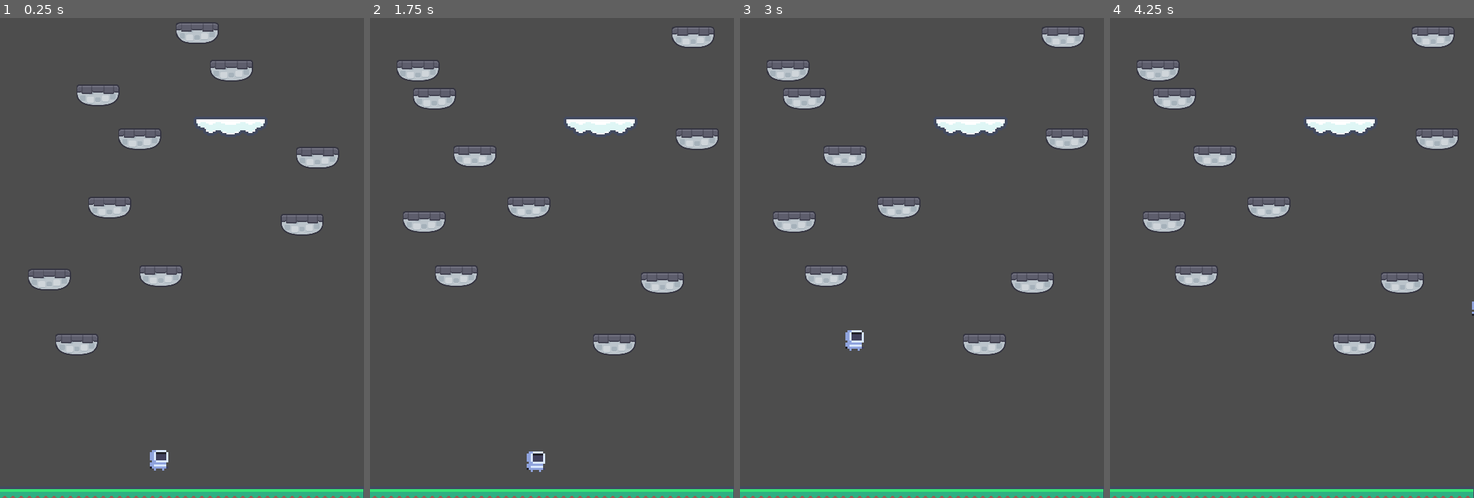
Above: before the commit, frames 1-4 (left to right).
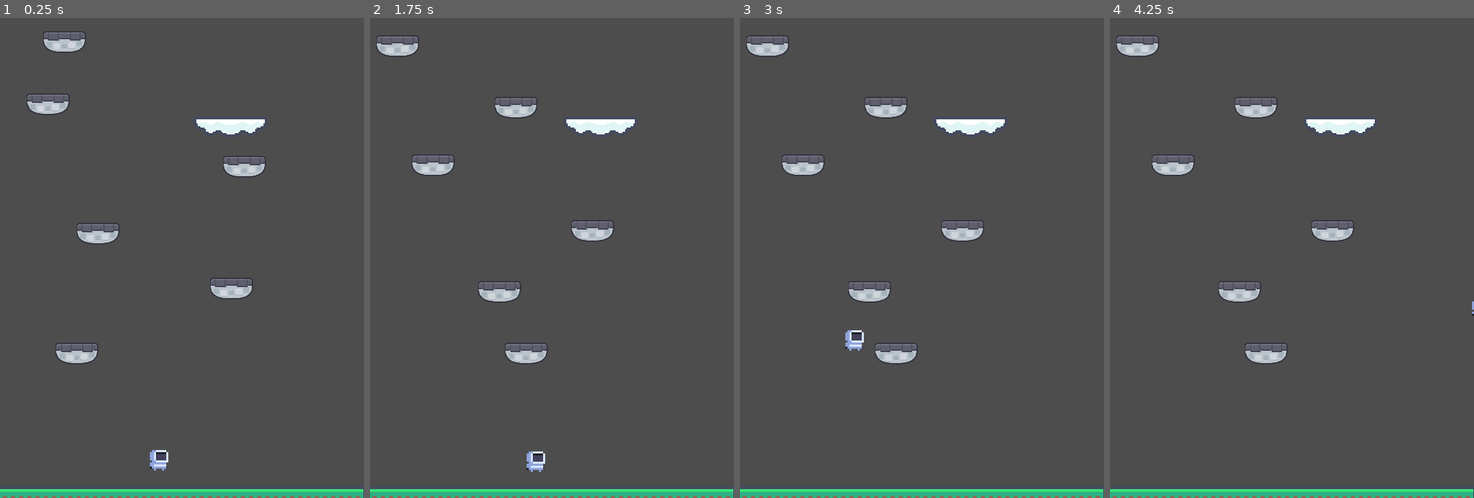
Above: after the commit, the same moments.

Repository: Slime-x/doodle-jump
Game: Godot game, scene res://scenes/game.tscn
The game is run twice, just before and just after one commit, with the same random seed, the same clock (stepped at 60 frames per second) and the same inputs.
Inputs (mouse positions are in pixels of both pictures, inside the frame that each line leads up to):
- Up to frame 1 (0.25 s): no input
- Up to frame 2 (1.75 s): tap Enter at 0.5 s; move the mouse to (632, 234) at 0.52 s; hold D (right) from 0.53 s (still down); tap Alt at 0.6 s; click (632, 234) at 0.67 s; tap Up at 0.77, 1.52 s; move the mouse to (479, 282) at 1.27 s; tap Shift at 1.35 s
- Up to frame 3 (3 s): move the mouse to (958, 152) at 2.02 s; release D (right) at 2.03 s; hold A (left) 2.03-2.78 s; tap Alt at 2.1 s; move the mouse to (903, 354) at 2.77 s; hold D (right) from 2.78 s (still down); tap Shift at 2.85 s; click (903, 354) at 2.92 s
- Up to frame 4 (4.25 s): keep holding D (right); tap Up at 3.02, 3.77 s; move the mouse to (1401, 330) at 3.52 s; tap Alt at 3.6 s

The runs differ from the first frame. In frame 1, 5.5% of the frame differs, in the area x 7-93%, y 1-72%; in frame 2, 5.7%, in the area x 1-96%, y 1-72%; in frame 3, 5.7%; in frame 4, 5.7%.

Commit message:
Enemy and trampoline

Diff:
--- /dev/null
+++ b/scenes/enemy.tscn
@@ -0,0 +1,62 @@
+[gd_scene format=3 uid="uid://dip0hhe75vf5m"]
+
+[ext_resource type="Texture2D" uid="uid://cnfvbguer5qpw" path="res://assets/slime_green.png" id="1_7p1mj"]
+[ext_resource type="Script" uid="uid://ek85i4bih4xq" path="res://scripts/enemy.gd" id="1_md0e3"]
+
+[sub_resource type="AtlasTexture" id="AtlasTexture_md0e3"]
+atlas = ExtResource("1_7p1mj")
+region = Rect2(0, 24, 24, 24)
+
+[sub_resource type="AtlasTexture" id="AtlasTexture_4ra3w"]
+atlas = ExtResource("1_7p1mj")
+region = Rect2(24, 24, 24, 24)
+
+[sub_resource type="AtlasTexture" id="AtlasTexture_5uy6h"]
+atlas = ExtResource("1_7p1mj")
+region = Rect2(48, 24, 24, 24)
+
+[sub_resource type="AtlasTexture" id="AtlasTexture_c4w8v"]
+atlas = ExtResource("1_7p1mj")
+region = Rect2(72, 24, 24, 24)
+
+[sub_resource type="SpriteFrames" id="SpriteFrames_qtct1"]
+animations = [{
+"frames": [{
+"duration": 1.0,
+"texture": SubResource("AtlasTexture_md0e3")
+}, {
+"duration": 1.0,
+"texture": SubResource("AtlasTexture_4ra3w")
+}, {
+"duration": 1.0,
+"texture": SubResource("AtlasTexture_5uy6h")
+}, {
+"duration": 1.0,
+"texture": SubResource("AtlasTexture_c4w8v")
+}],
+"loop": 1,
+"name": &"default",
+"speed": 5.0
+}]
+
+[sub_resource type="RectangleShape2D" id="RectangleShape2D_mwfs3"]
+size = Vector2(12, 11.5)
+
+[node name="enemy" type="Area2D" unique_id=1453725729]
+scale = Vector2(1.5, 1.5)
+script = ExtResource("1_md0e3")
+
+[node name="AnimatedSprite2D" type="AnimatedSprite2D" parent="." unique_id=572645137]
+position = Vector2(7, 3)
+scale = Vector2(2, 2)
+sprite_frames = SubResource("SpriteFrames_qtct1")
+autoplay = "default"
+frame = 2
+frame_progress = 0.987375
+
+[node name="CollisionShape2D" type="CollisionShape2D" parent="." unique_id=1031808073]
+position = Vector2(7, 13)
+scale = Vector2(2, 2)
+shape = SubResource("RectangleShape2D_mwfs3")
+
+[connection signal="body_entered" from="." to="." method="_on_body_entered"]
--- a/scenes/platform_3.tscn
+++ b/scenes/platform_3.tscn
@@ -3,25 +3,25 @@
 [ext_resource type="Texture2D" uid="uid://d4k55nsyqpiuf" path="res://assets/spritesheet-tiles-default.png" id="1_rydyx"]
 
 [sub_resource type="RectangleShape2D" id="RectangleShape2D_qtct1"]
-size = Vector2(60.5, 10)
+size = Vector2(61.25, 13)
 
 [node name="platform3" type="AnimatableBody2D" unique_id=857895639]
 
 [node name="Sprite2D" type="Sprite2D" parent="." unique_id=730722073]
-position = Vector2(-15, 3)
+position = Vector2(-15, 16)
 scale = Vector2(0.5, 0.5)
 texture = ExtResource("1_rydyx")
 region_enabled = true
 region_rect = Rect2(456, 1040, 64, 64)
 
 [node name="Sprite2D2" type="Sprite2D" parent="." unique_id=1204820044]
-position = Vector2(16, 3)
+position = Vector2(16, 16)
 scale = Vector2(0.5, 0.5)
 texture = ExtResource("1_rydyx")
 region_enabled = true
 region_rect = Rect2(520, 1040, 64, 64)
 
 [node name="CollisionShape2D" type="CollisionShape2D" parent="." unique_id=664889711]
-position = Vector2(0.75, -7)
+position = Vector2(0.375, 6.5)
 shape = SubResource("RectangleShape2D_qtct1")
 one_way_collision = true
--- /dev/null
+++ b/scenes/trampoline.tscn
@@ -0,0 +1,50 @@
+[gd_scene format=3 uid="uid://dd4oujcd4yxeq"]
+
+[ext_resource type="Script" uid="uid://bbhmxa2342n7h" path="res://scripts/trampoline.gd" id="1_nytqh"]
+[ext_resource type="Texture2D" uid="uid://d4k55nsyqpiuf" path="res://assets/spritesheet-tiles-default.png" id="2_1ne3y"]
+
+[sub_resource type="AtlasTexture" id="AtlasTexture_5gay0"]
+atlas = ExtResource("2_1ne3y")
+region = Rect2(65, 455, 64, 64)
+
+[sub_resource type="AtlasTexture" id="AtlasTexture_64cc3"]
+atlas = ExtResource("2_1ne3y")
+region = Rect2(130, 455, 64, 64)
+
+[sub_resource type="SpriteFrames" id="SpriteFrames_qtct1"]
+animations = [{
+"frames": [{
+"duration": 1.0,
+"texture": SubResource("AtlasTexture_5gay0")
+}],
+"loop": 0,
+"name": &"idle",
+"speed": 5.0
+}, {
+"frames": [{
+"duration": 1.0,
+"texture": SubResource("AtlasTexture_64cc3")
+}],
+"loop": 0,
+"name": &"pressed",
+"speed": 5.0
+}]
+
+[sub_resource type="RectangleShape2D" id="RectangleShape2D_mwfs3"]
+size = Vector2(57, 4)
+
+[node name="trampoline" type="Area2D" unique_id=1978877864]
+scale = Vector2(0.5, 0.5)
+script = ExtResource("1_nytqh")
+
+[node name="Sprite2D" type="AnimatedSprite2D" parent="." unique_id=1625981049]
+position = Vector2(0, -32)
+sprite_frames = SubResource("SpriteFrames_qtct1")
+animation = &"idle"
+autoplay = "idle"
+
+[node name="CollisionShape2D" type="CollisionShape2D" parent="." unique_id=1026523699]
+position = Vector2(-0.5, -32)
+shape = SubResource("RectangleShape2D_mwfs3")
+
+[connection signal="body_entered" from="." to="." method="_on_body_entered"]
--- /dev/null
+++ b/scripts/enemy.gd
@@ -0,0 +1,6 @@
+extends Area2D
+
+
+
+func _on_body_entered(body: CharacterBody2D) -> void:
+	body.restart()
--- a/scripts/platform_spawner.gd
+++ b/scripts/platform_spawner.gd
@@ -1,8 +1,8 @@
 extends Node
-
-@onready var timer: Timer = $Timer
 @onready var camera: Camera2D = $"../Camera2D"
 @onready var platform_scene = preload("res://scenes/platform_3.tscn")
+@onready var trampoline_scene = preload("res://scenes/trampoline.tscn")
+@onready var enemy_scene = preload("res://scenes/enemy.tscn")
 
 var highest_platform: float
 var spawn_distance: float = 400
@@ -13,7 +13,7 @@
 
 func _ready() -> void:
 	var y = 150
-	for i in range(5):
+	for i in range(1):
 		spawn_at(y)
 		if i == 0:
 			highest_platform = y
@@ -22,7 +22,7 @@
 		y -= 100
 
 
-func _process(delta: float) -> void:
+func _process(_delta: float) -> void:
 	if camera.global_position.y < highest_platform + spawn_distance:
 		var platform_to_spawn = randi_range(2,3)
 
@@ -34,5 +34,19 @@
 
 func spawn_at(y):
 	var new_platform = platform_scene.instantiate()
-	new_platform.position = Vector2(randi_range(80,530), y)
+	var new_trampoline = trampoline_scene.instantiate()
+	var new_enemy = enemy_scene.instantiate()
+
+	var x_position = randi_range(80, 530)
+
+	new_platform.position = Vector2(x_position, y)
 	get_parent().get_node("platforms").add_child(new_platform)
+
+	new_enemy.position = Vector2(randi_range(80, 530), y - 200)
+	if randi() % 100 + 1 > 95:
+		new_trampoline.position = Vector2(x_position, y)
+		get_parent().get_node("platforms").add_child(new_trampoline)
+
+	if randi() % 100 + 1 > 95:
+		new_trampoline.position = Vector2(x_position, y)
+		get_parent().get_node("platforms").add_child(new_enemy)
--- /dev/null
+++ b/scripts/trampoline.gd
@@ -0,0 +1,6 @@
+extends Area2D
+
+
+func _on_body_entered(body: CharacterBody2D) -> void:
+	body.velocity.y = 0
+	body.velocity.y -= 1400
Binary file added: assets/slime_green.png
Not shown, added: assets/slime_green.png.import
Binary file added: assets/slime_purple.png
Not shown, added: assets/slime_purple.png.import
Not shown, added: scripts/enemy.gd.uid
Not shown, added: scripts/trampoline.gd.uid
